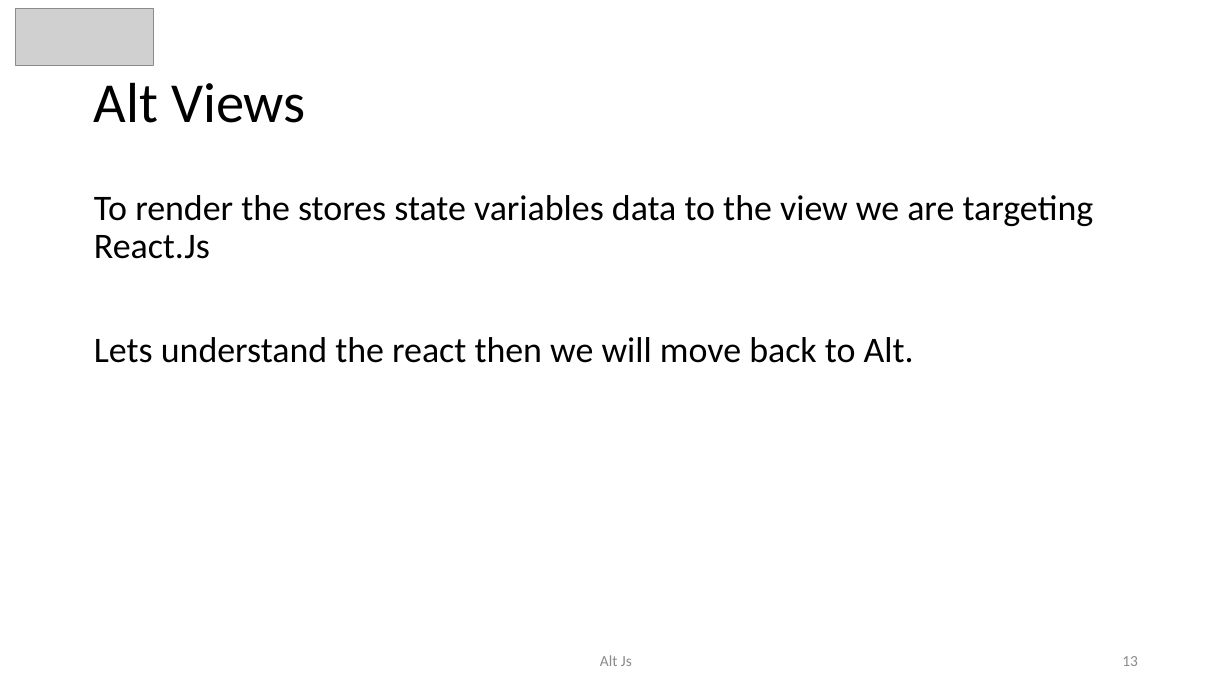
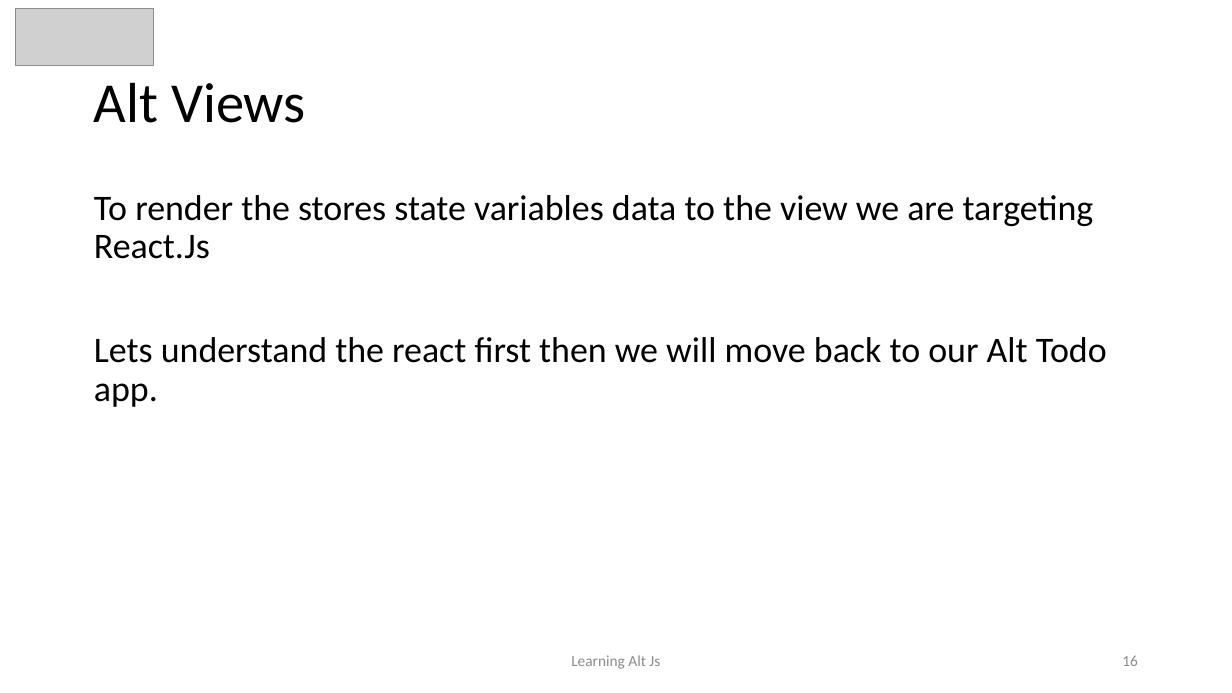
Before and after one commit to awahab29/samplealt, a slide deck: slide 16 of React.pptx (slide 13 before the commit). Drawn at 1232x693 pixels with LibreOffice and Linux fonts; fonts in the diff are those of the drawing; grey boxes stand for pictures. Boxes give left, top, right and bottom in pixels: in the first picture for what was removed or moved away, otherwise in the second. Text is boxed around its words. In the diff, an @@ line names an element or a change of style, - is before the commit and + after.

```diff
--- a/React.pptx
+++ b/React.pptx
@@ text at bbox=[94, 337, 1107, 407]: text changed @@
-Lets understand the react then we will move back to Alt.
+Lets understand the react first then we will move back to our Alt Todo app.
@@ text at bbox=[571, 655, 660, 669]: text changed @@
-Alt Js
+Learning Alt Js
@@ page number at bbox=[1122, 655, 1138, 666]: text changed @@
-13
+16
```
Also in this commit, not shown: 16 other slides changed, 6 slides added, 1 slide removed, 1 other file.
